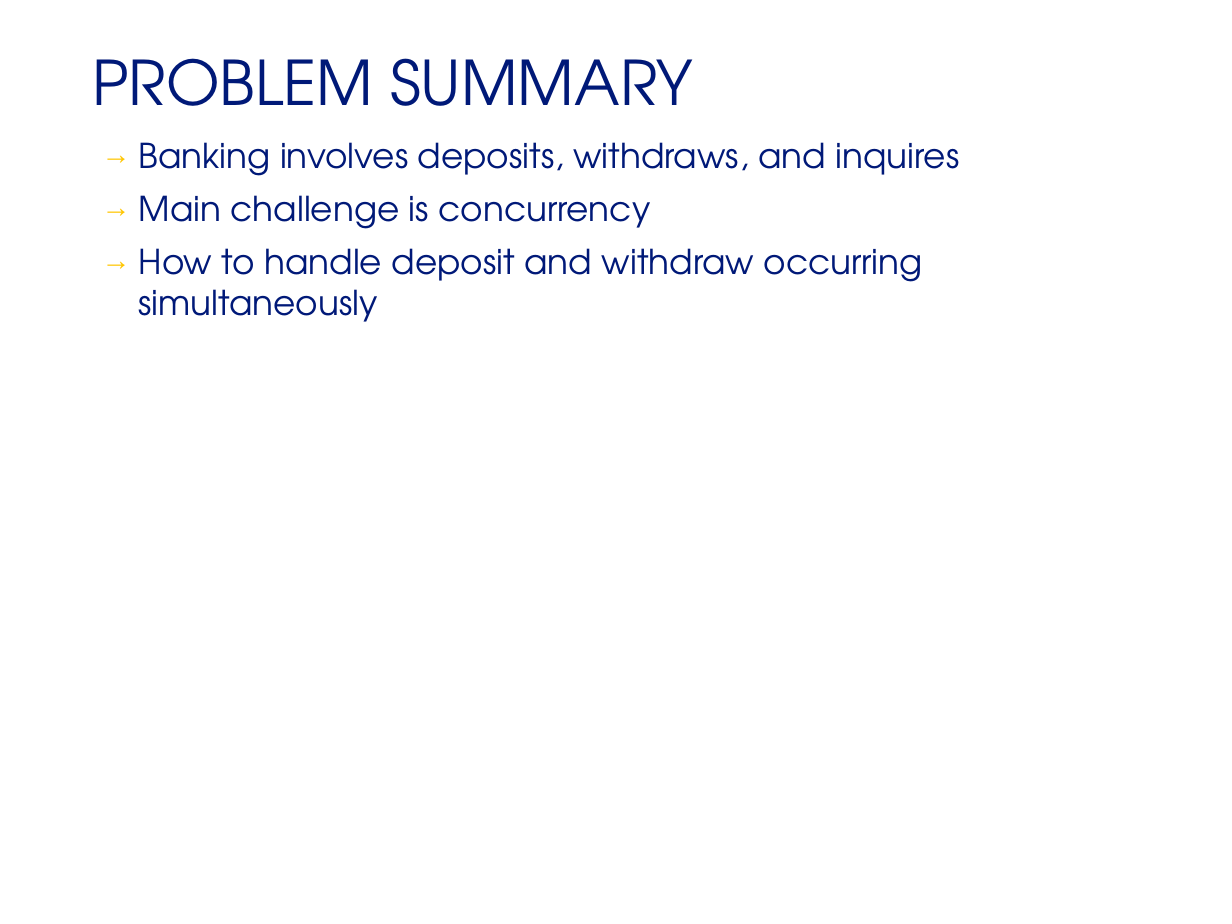
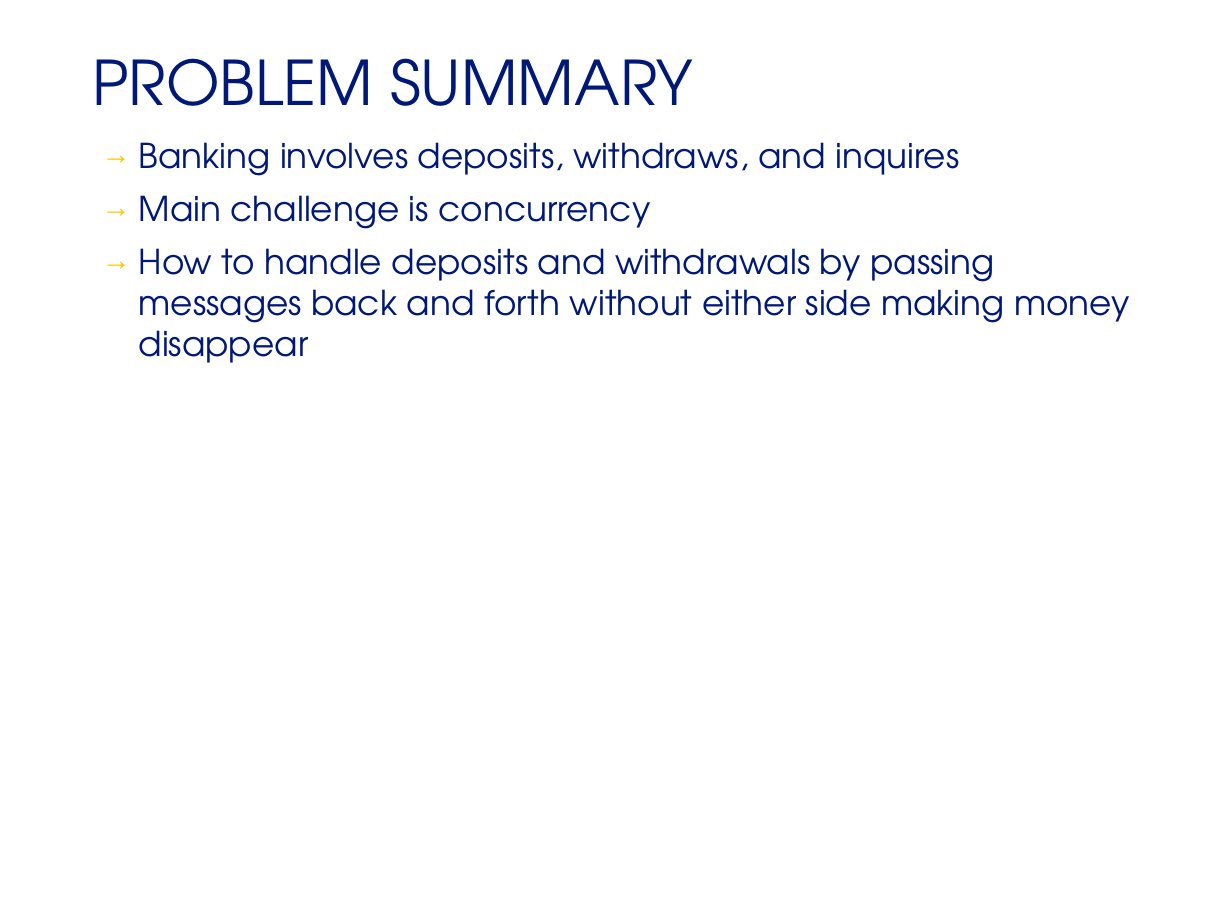
Before and after one commit to PSUPing/CS680-FM-Proj2, a slide deck: slide 2 of CS680-Project2.pptx. Drawn at 1232x924 pixels with LibreOffice and Linux fonts; fonts in the diff are those of the drawing; background and template pictures are left out. Boxes give left, top, right and bottom in pixels: in the first picture for what was removed or moved away, otherwise in the second. Text is boxed around its words. In the diff, an @@ line names an element or a change of style, - is before the commit and + after.

```diff
--- a/CS680-Project2.pptx
+++ b/CS680-Project2.pptx
@@ text at [139, 248, 1129, 363]: text changed @@
-→ How to handle deposit and withdraw occurring simultaneously
+→ How to handle deposits and withdrawals by passing messages back and forth without either side making money disappear
```
Also in this commit, not shown: 2 other slides changed, 6 slides added, 5 slides removed.
